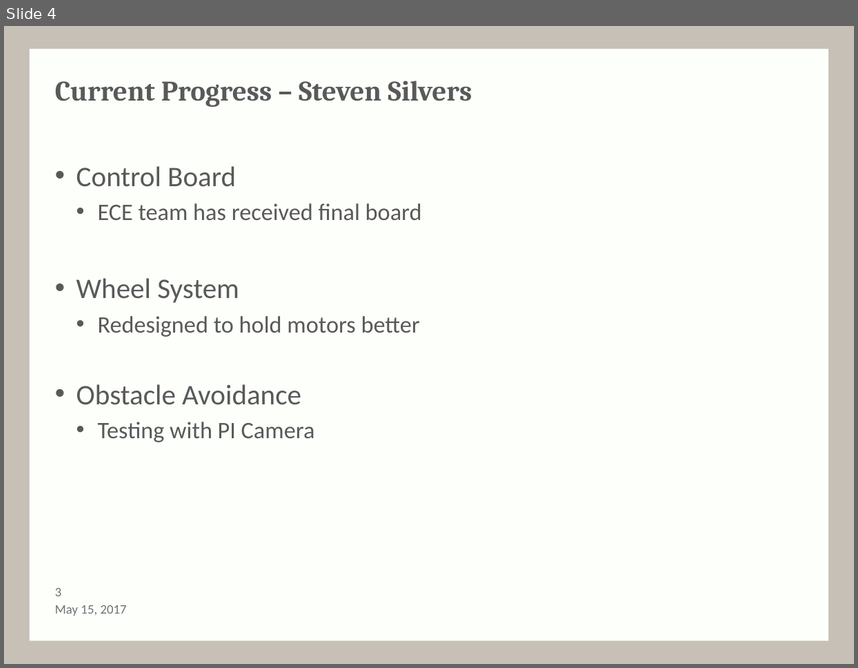
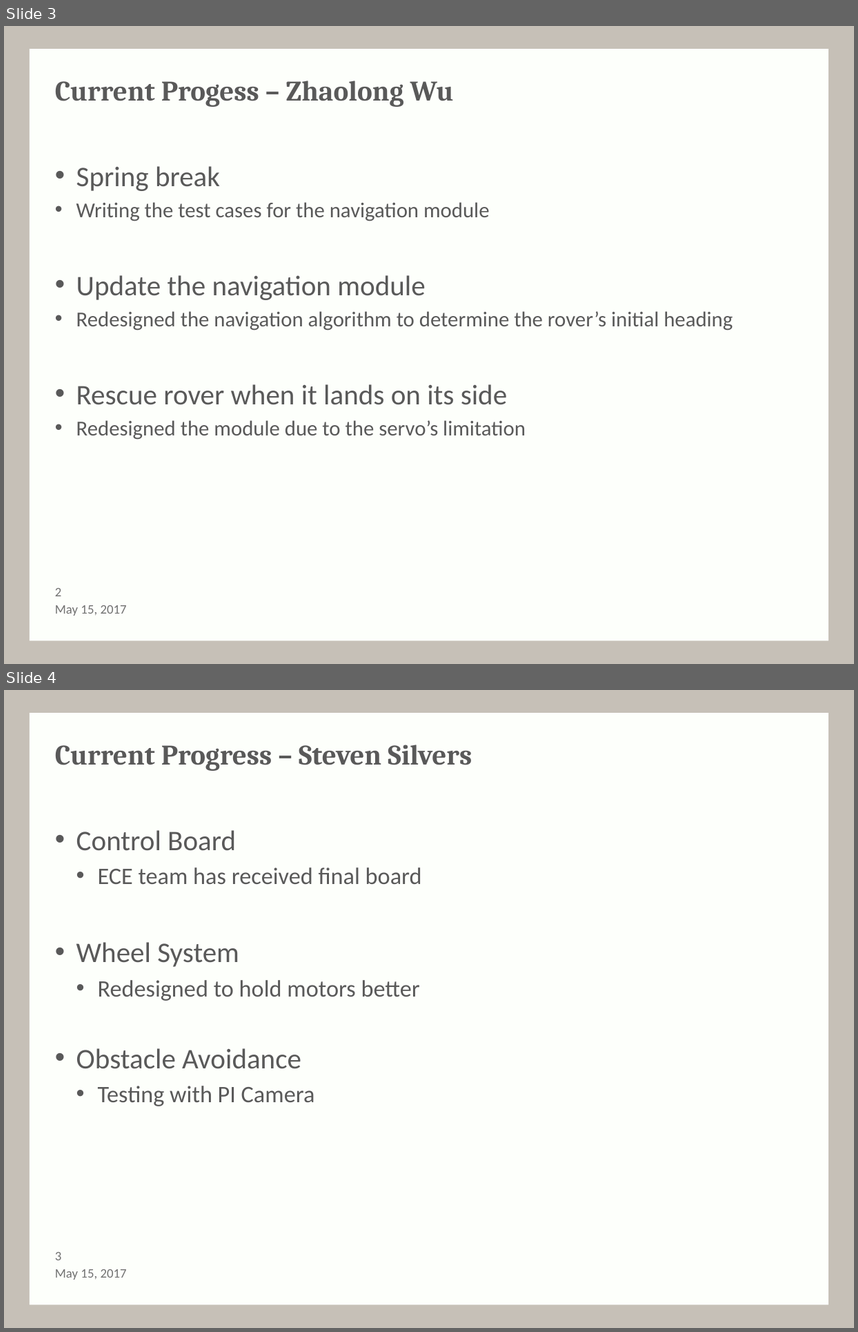
Before and after one commit to ARLISS-oregonstate-1617capstone/ARLISS-Micro-Satellite-Project, a slide deck: Spring Presentation/pmprogress.pptx. Shown one above the other, each under a label of ours: slide 4 before the commit, slides 3 and 4 after it. The pictures are 858x668 and 858x1332 pixels, drawn with LibreOffice and Linux fonts; fonts in the diff are those of the drawing; background and template pictures are left out. Boxes give left, top, right and bottom in pixels: in the first picture for what was removed or moved away, otherwise in the second. Text is boxed around its words. In the diff, an @@ line names an element or a change of style, - is before the commit and + after.

Commit message:
adding final powerpoint

```diff
--- a/Spring Presentation/pmprogress.pptx
+++ b/Spring Presentation/pmprogress.pptx
@@ slide 3 added at bbox=[4, 26, 854, 664], background #C6C0B7; not listed: 1 template element that a slide beside it also shows @@
@@ title added at bbox=[55, 81, 454, 107], 24 pt, text #595959, bold @@
+Current Progess – Zhaolong Wu
@@ text added at bbox=[76, 166, 733, 439], 18 pt, text #595959 @@
+• Spring break
+• Writing the test cases for the navigation module
+• Update the navigation module
+• Redesigned the navigation algorithm to determine the rover’s initial heading
+• Rescue rover when it lands on its side
+• Redesigned the module due to the servo’s limitation
@@ text added at bbox=[55, 605, 127, 615], 11 pt, text #717171 @@
+May 15, 2017
@@ page number added at bbox=[55, 588, 62, 596], 11 pt, text #717171 @@
+2
```
Also in this commit, not shown: 3 other slides added, 4 other files.
